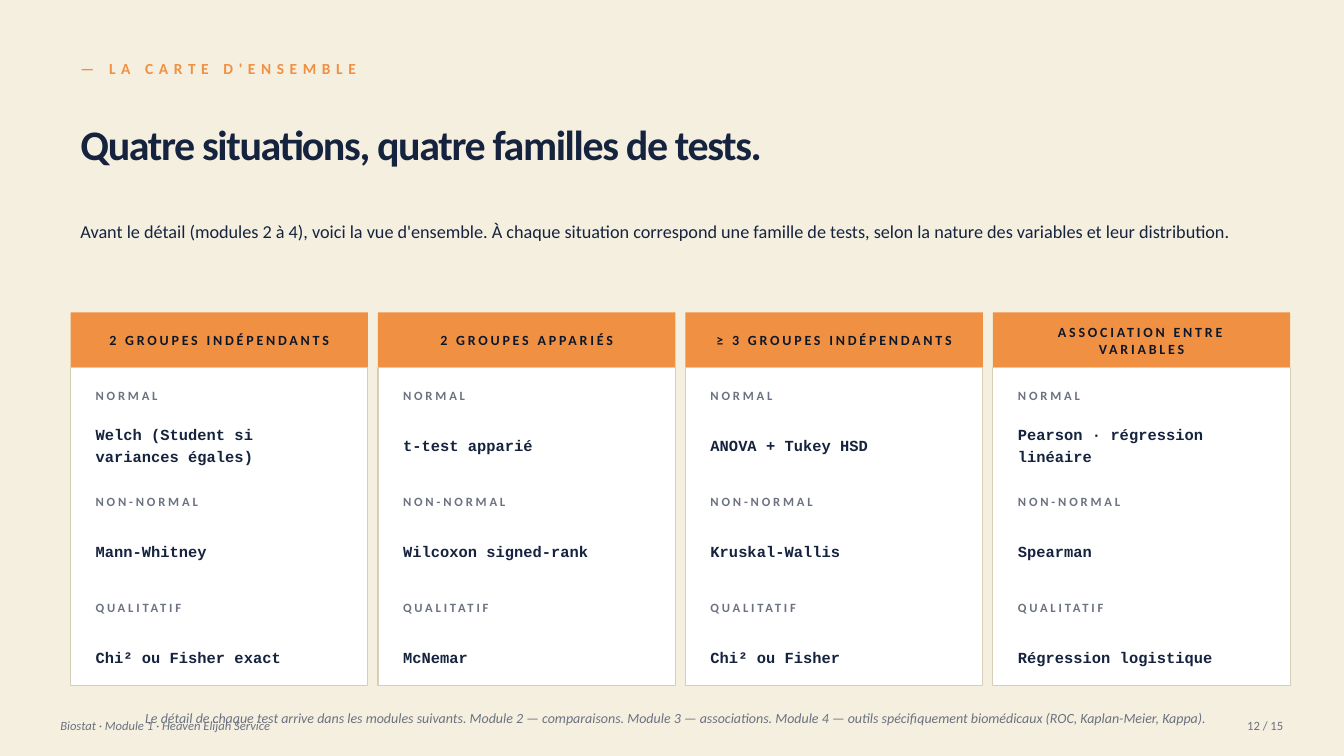
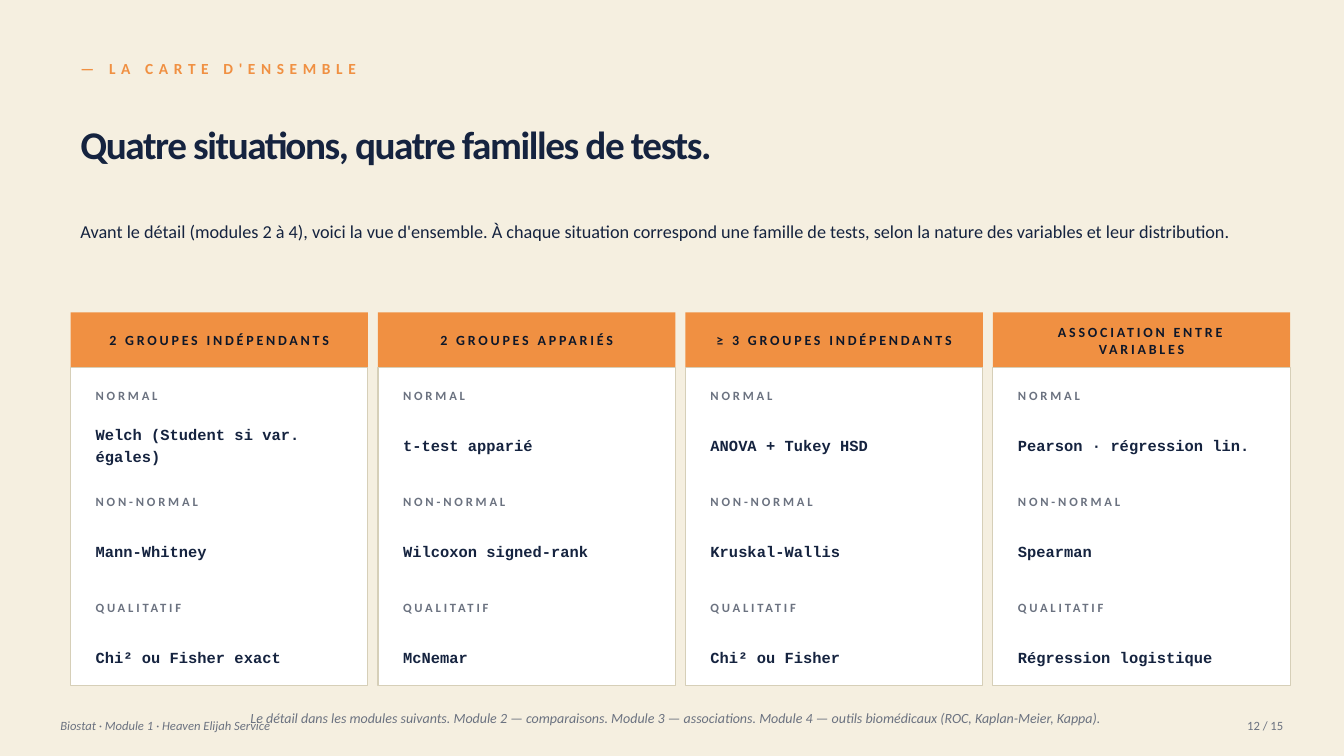
Before and after one commit to heavenelijahservice-tech/heaven-elijah-site, a slide deck: slide 12 of formations/output/biostat-module-1-fondations.pptx. Drawn at 1344x756 pixels with LibreOffice and Linux fonts; fonts in the diff are those of the drawing. Boxes give left, top, right and bottom in pixels: in the first picture for what was removed or moved away, otherwise in the second. Text is boxed around its words. In the diff, an @@ line names an element or a change of style, - is before the commit and + after.

```diff
--- a/formations/output/biostat-module-1-fondations.pptx
+++ b/formations/output/biostat-module-1-fondations.pptx
@@ text "Quatre situations, quatre familles de ..." at <box>80,131,712,165</box>: size 30 to 28 pt @@
@@ text at <box>96,429,299,466</box>: text changed @@
-Welch (Student si variances égales)
+Welch (Student si var. égales)
@@ text at <box>1018,440,1249,455</box>: text changed @@
-Pearson · régression linéaire
+Pearson · régression lin.
@@ text at <box>250,713,1100,727</box>: text changed @@
-Le détail de chaque test arrive dans les modules suivants. Module 2 — comparaisons. Module 3 — associations. Module 4 — outils spécifiquement biomédicaux (ROC, Kaplan-Meier, Kappa).
+Le détail dans les modules suivants. Module 2 — comparaisons. Module 3 — associations. Module 4 — outils biomédicaux (ROC, Kaplan-Meier, Kappa).
```
Also in this commit, not shown: 11 other slides changed, 2 other files.
